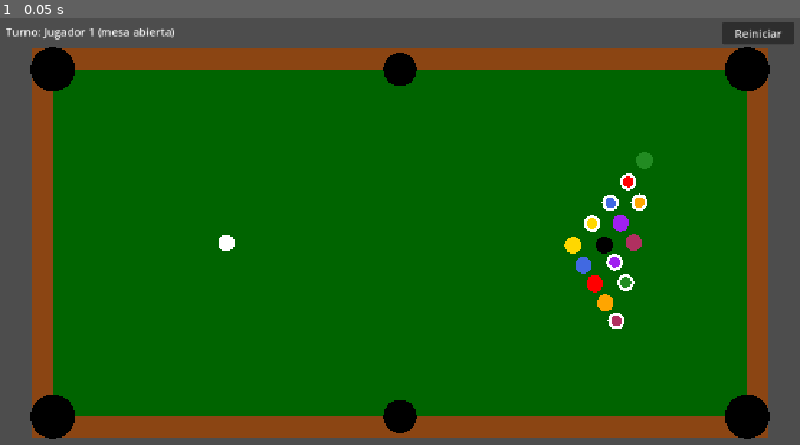
Above: before the commit, frame 1.
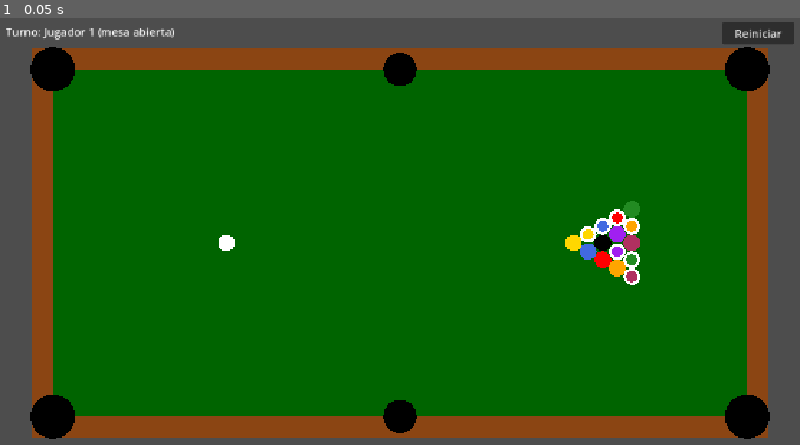
Above: after the commit, the same moment.

Repository: ElMasQueSuenaa/pool
Game: Godot game, scene res://scenes/main.tscn
The game is run twice, just before and just after one commit, with the same random seed, the same clock (stepped at 60 frames per second) and the same inputs.
Inputs:
- Up to frame 1 (0.05 s): no input

The runs differ from the first frame. In frame 1, 1.4% of the frame differs, in the area x 70-82%, y 31-73%.

Commit message:
Revisión de las fases 0-2: quitar CCD y corregir el plan
- ball.tscn: sin CCD. Con CCD, colocar bolas las dejaba fuera de
  sitio: el rack se deshacía hasta 73 px antes del saque (el primero
  73, el segundo 18, después ~3). Sin CCD queda exacto. A 240 ticks no
  hace falta para las bandas: una bola avanza 12.5 px por tick y para
  atravesar una de 30 px tendría que saltar unos 54. En 100 saques sin
  CCD: 0 bolas dentro de una banda y 0 cruces (con 120 ticks: 18 y 5).
- table.gd y PLAN.md: se quita la afirmación de que un impulso daba un
  tick en falso de reposo; medido, la velocidad se ve al instante. Se
  fija la velocidad solo para no depender de la masa.
- export_presets.cfg: los tests no se exportan a la web.
- PLAN.md: estructura real de archivos, capas sin troneras, tabla de
  medidas rehecha con el rack bien colocado y riesgo de bajar ticks.

Co-Authored-By: Claude Opus 5.5 <noreply@anthropic.com>

Diff:
--- a/scenes/ball.tscn
+++ b/scenes/ball.tscn
@@ -14,7 +14,6 @@
 physics_material_override = SubResource("material")
 gravity_scale = 0.0
 lock_rotation = true
-continuous_cd = 2
 contact_monitor = true
 max_contacts_reported = 4
 linear_damp_mode = 1
--- a/scripts/table.gd
+++ b/scripts/table.gd
@@ -118,8 +118,7 @@
 	first_hit = -1
 	shot_time = 0.0
 	state = State.ROLLING
-	# Velocidad directa y no impulso: se lee al instante (sin un tick en falso de "reposo")
-	# y no depende de la masa (Tierra solo tendrá que subir mass)
+	# Velocidad directa y no impulso: no depende de la masa (Tierra solo tendrá que subir mass)
 	cue_ball.linear_velocity = velocity
 
 
Not shown, changed: export_presets.cfg
Not shown, changed: PLAN.md
